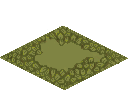
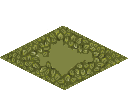
Layer changes from the first 128px x 90px image to the second:
painted on "tempture" over bbox(10, 28, 120, 88)
added layer "light" above "pixelated light" over bbox(12, 33, 100, 82)
painted on "pixelated light" over bbox(40, 41, 93, 71)
painted on "solid light" over bbox(25, 31, 120, 83)
painted on "pixelatad shadow" over bbox(19, 33, 114, 78)
added layer "shadow" above "leaves" over bbox(23, 37, 106, 77)
painted on "leaves" over bbox(15, 33, 114, 74)
